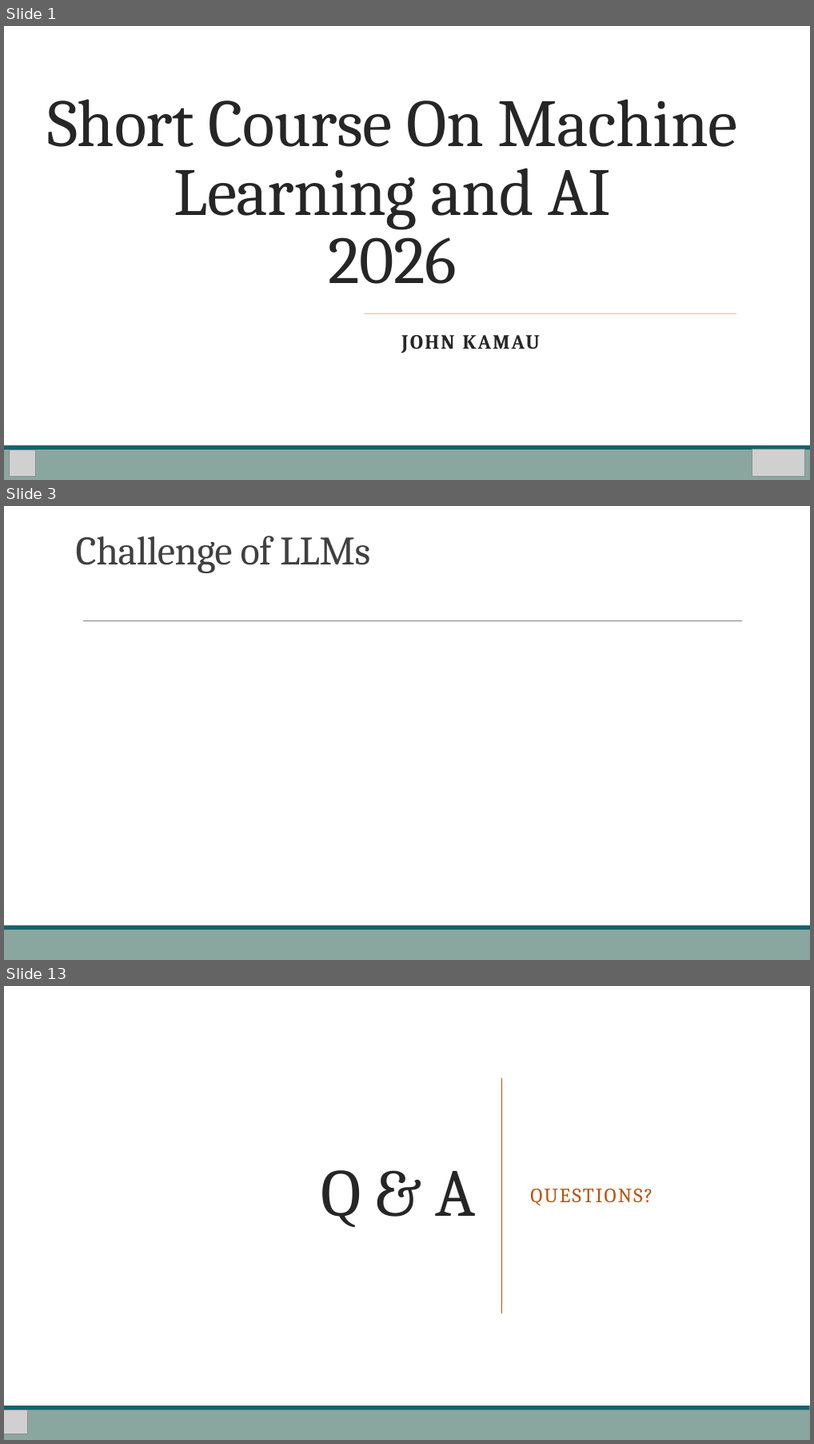
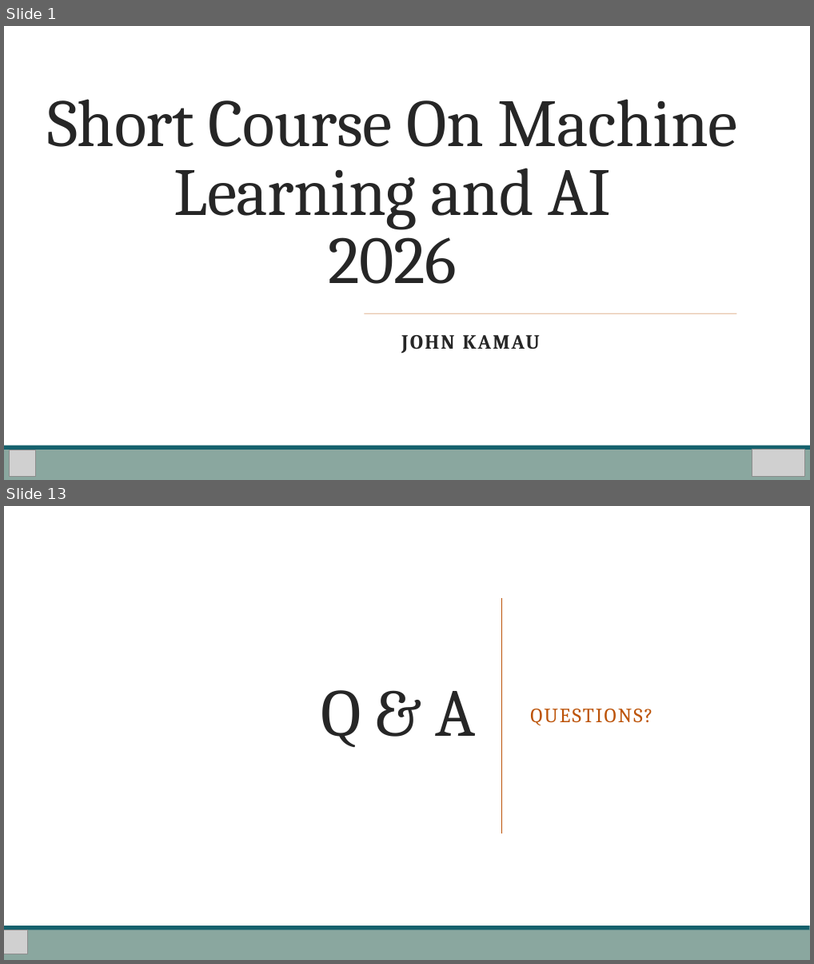
Before and after one commit to Stemical/AI-ML-Workshop-2026, a slide deck: AI Workshop Day3.pptx. Shown one above the other, each under a label of ours: slides 1, 3 and 13 before the commit, slides 1 and 13 after it; the slides between them are not shown. The pictures are 814x1444 and 814x964 pixels, drawn with LibreOffice and Linux fonts; fonts in the diff are those of the drawing; grey boxes stand for pictures. Boxes give left, top, right and bottom in pixels: in the first picture for what was removed or moved away, otherwise in the second. Text is boxed around its words. In the diff, an @@ line names an element or a change of style, - is before the commit and + after.

```diff
--- a/AI Workshop Day3.pptx
+++ b/AI Workshop Day3.pptx
@@ slide 3 removed at (4, 506, 810, 960), background #FFFFFF @@
@@ title removed at (76, 536, 370, 573) @@
-Challenge of LLMs
@@ line removed from (83, 621) to (742, 621) @@
@@ rectangle removed at (4, 929, 810, 960) @@
@@ rectangle removed at (4, 925, 810, 929) @@
```
Also in this commit, not shown: 3 slides changed, 8 slides added, 7 other slides removed, 8 other files.
